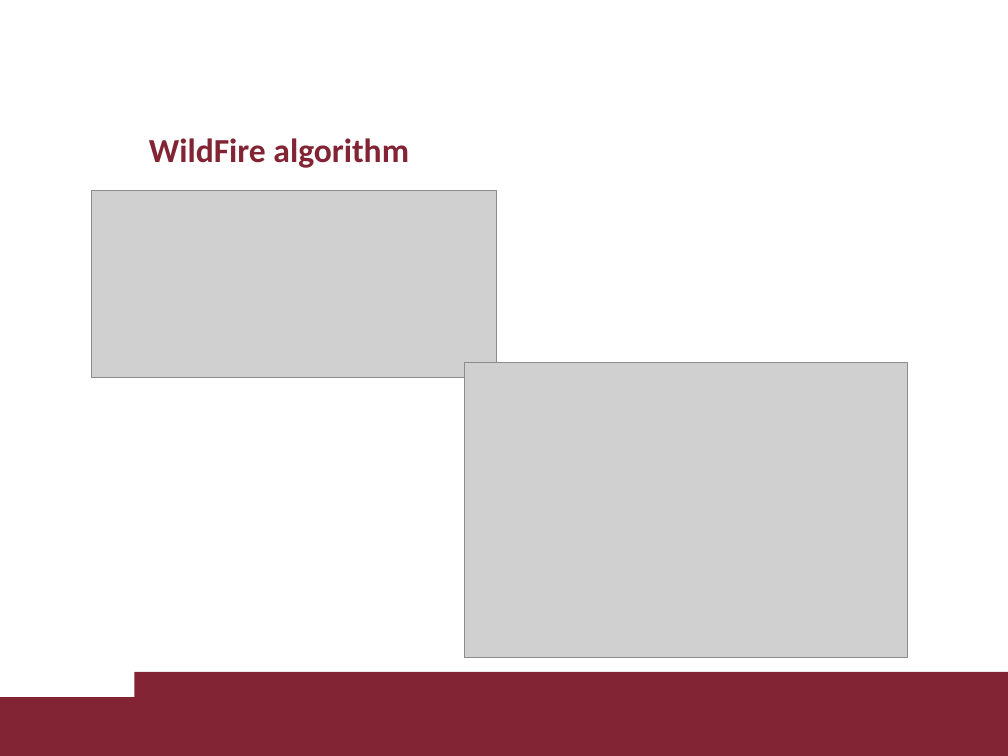
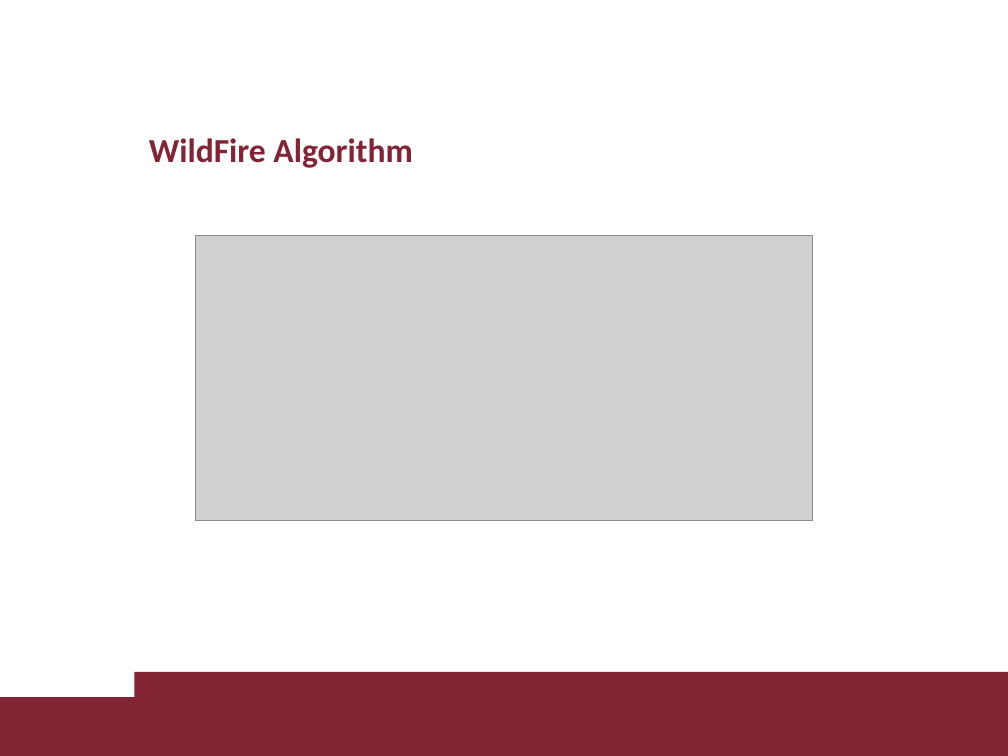
Before and after one commit to fed21/the-price-of-validity, a slide deck: slide 10 of dds_project_ppt.pptx. Drawn at 1008x756 pixels with LibreOffice and Linux fonts; fonts in the diff are those of the drawing; grey boxes stand for pictures; background and template pictures are left out. Boxes give left, top, right and bottom in pixels: in the first picture for what was removed or moved away, otherwise in the second. Text is boxed around its words. In the diff, an @@ line names an element or a change of style, - is before the commit and + after.

```diff
--- a/dds_project_ppt.pptx
+++ b/dds_project_ppt.pptx
@@ title at (x1=149, y1=138, x2=412, y2=168): text changed @@
-WildFire algorithm
+WildFire Algorithm
@@ picture resized from (x1=92, y1=191, x2=497, y2=378) to (x1=196, y1=235, x2=813, y2=520) @@
@@ picture removed at (x1=465, y1=362, x2=908, y2=657) @@
```
Also in this commit, not shown: 3 other slides changed, 1 slide added, 10 other files.
